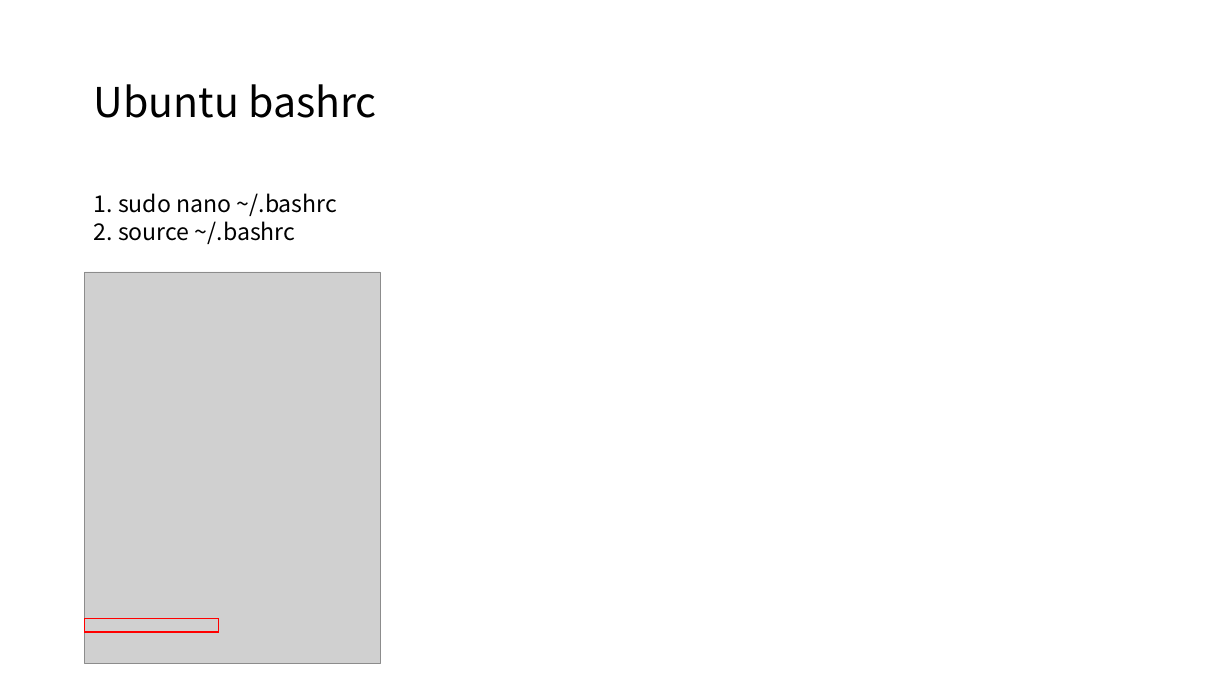
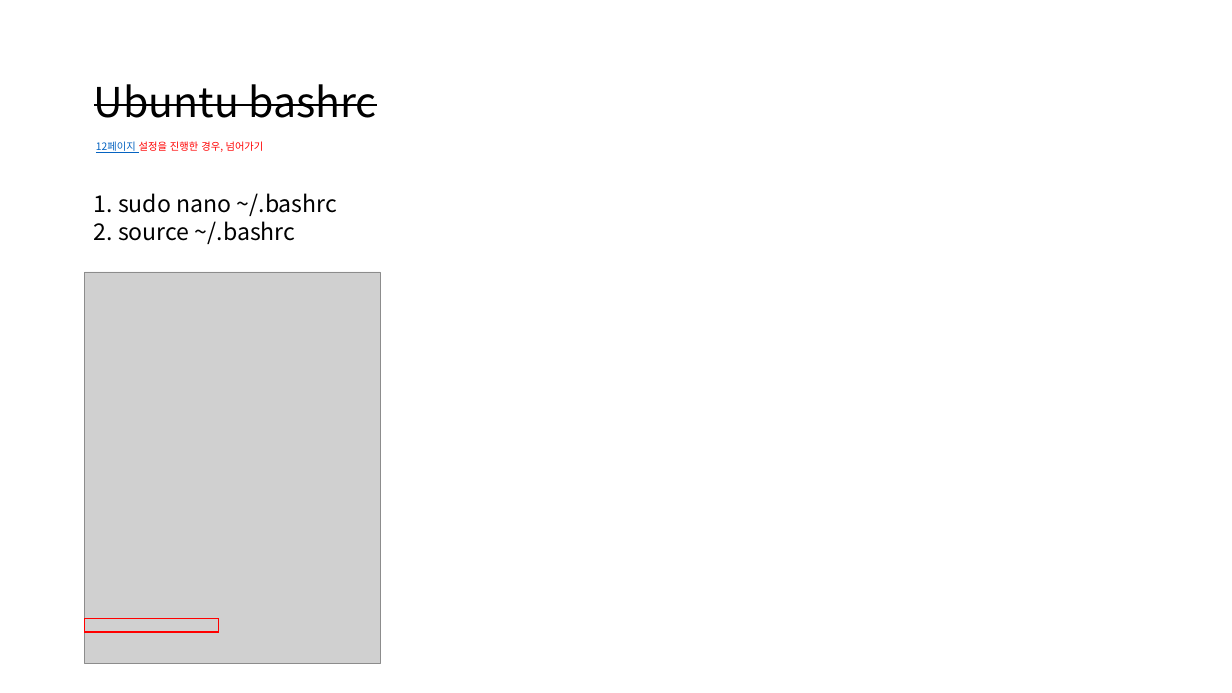
Before and after one commit to UnstructuredWork/udp_client, a slide deck: slide 15 of doc/time_synchronization.pptx (slide 14 before the commit). Drawn at 1232x693 pixels with LibreOffice and Linux fonts; fonts in the diff are those of the drawing; grey boxes stand for pictures. Boxes give left, top, right and bottom in pixels: in the first picture for what was removed or moved away, otherwise in the second. Text is boxed around its words. In the diff, an @@ line names an element or a change of style, - is before the commit and + after.

Commit message:
시간동기화 설정 자동화 추가

```diff
--- a/doc/time_synchronization.pptx
+++ b/doc/time_synchronization.pptx
@@ title "Ubuntu bashrc" at [94, 84, 377, 118]: strikethrough on @@
@@ text added at [96, 141, 264, 153], 8 pt, text #FF0000 @@
+12페이지 설정을 진행한 경우, 넘어가기
```
Also in this commit, not shown: 3 other slides changed, 1 slide added.
